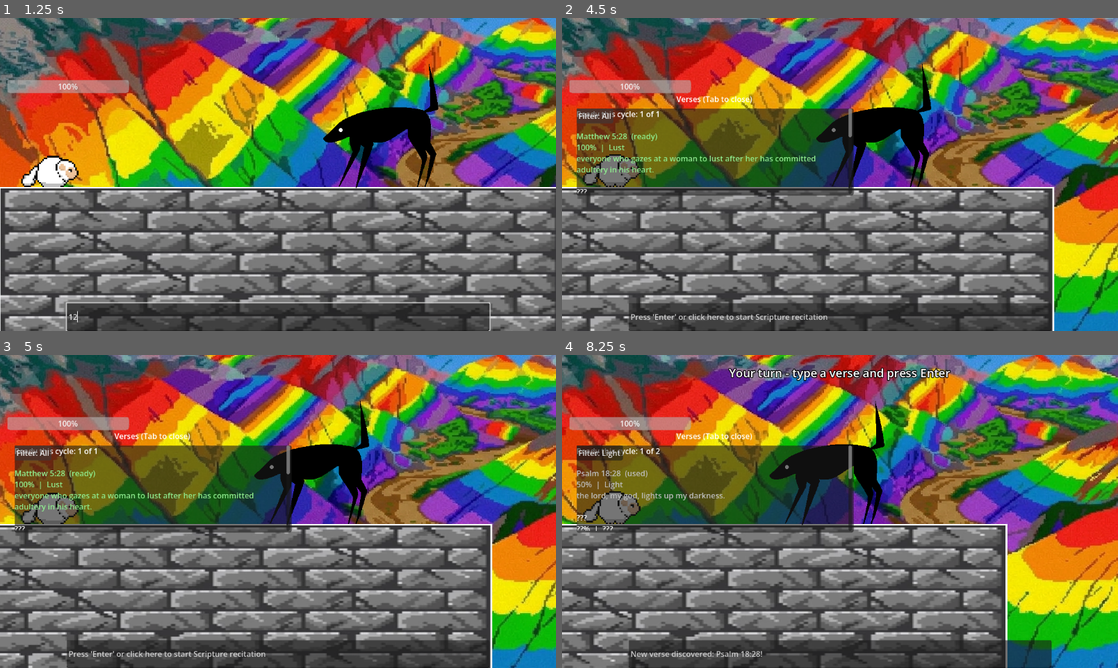
Above: before the commit, frames 1-4 (two rows, left to right).
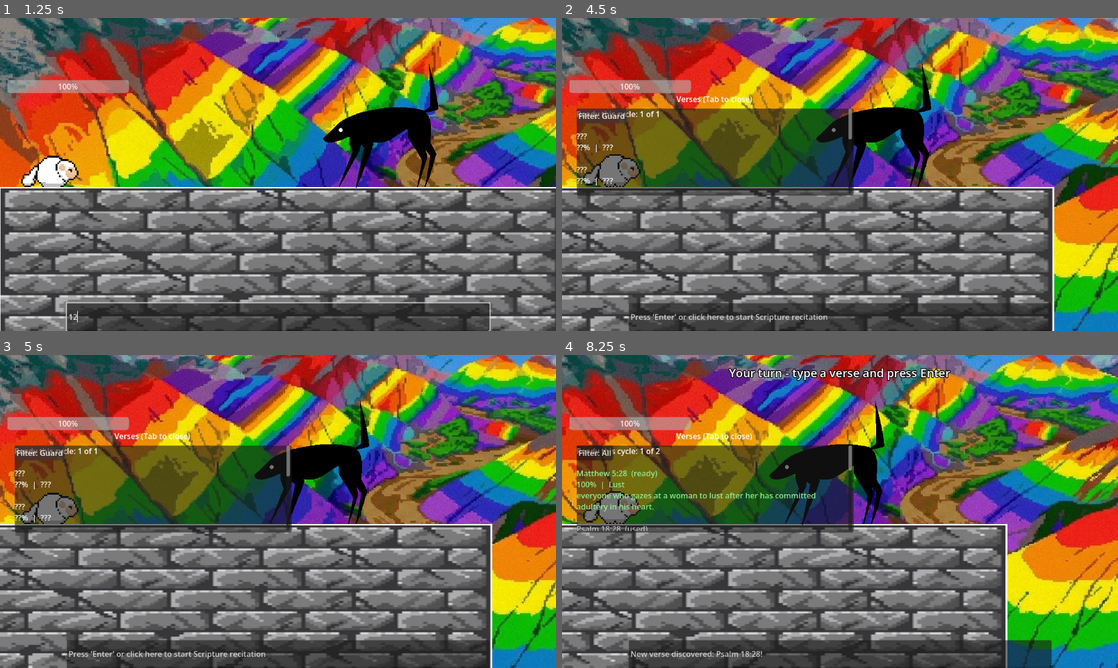
Above: after the commit, the same moments.

Repository: veritasvanguardvv/apologion
Game: Godot game, scene res://Lust.tscn
The game is run twice, just before and just after one commit, with the same random seed, the same clock (stepped at 60 frames per second) and the same inputs. This scene is started directly instead of the project's main scene.
Inputs (mouse positions are in pixels of both pictures, inside the frame that each line leads up to):
- Up to frame 1 (1.25 s): click (278, 318) at 0.52 s; type "12" at 0.6 s
- Up to frame 2 (4.5 s): tap Enter at 1.25 s; hold Right (ui_right) 1.28-2 s; hold Tab (toggle_verse_box) 1.28-2 s; tap Space (ui_select) at 1.52 s; click "All" at 2 s; click "Filter: Light" at 2.75 s; click "Filter: Zeal" at 3.5 s; click "Filter: Lust" at 4.25 s
- Up to frame 3 (5 s): no input
- Up to frame 4 (8.25 s): click "Filter: All" (after the commit: "Filter: Guard") at 5 s; hold Right (ui_right) 5.78-6.53 s; tap Enter at 5.85, 7.35, 8 s; tap Space (ui_select) at 6.02, 7.52 s; hold Tab (toggle_verse_box) 6.53-7.28 s; hold Left (ui_left) from 6.53 s (still down); hold Tab (toggle_verse_box) from 8.03 s (still down)

Frame 1 is identical in both runs. In frame 2, 0.9% of the frame differs, in the area x 2-53%, y 28-57%; in frame 3, 0.9%; in frame 4, 1.1%.

Commit message:
Psalm 17:8 guard verse, guard FX/indicator, Pastor speech bubble, battle SFX
- New verse Psalm 17:8 (type 'guard'): 'Hide me under the shadow of your wings'
  (also matches the KJV form and RVR1960 Spanish). Gives the player 50% less
  enemy damage for 3 battle rounds; recasting refreshes to 3 (no stacking);
  doesn't tick outside battle. Works when Pastor recites it too.
- Guard effect: Guardeffect.png (12 frames, 78x78, one row) played once over
  the player, then hidden. HUD label 'Guard 50% up (N)' under the HP bar.
- Verse box filter gains a 'Guard' category.
- TurnManager: round_ended signal; plays battle1low.mp3 once per battle start
  (loop off); waits for a turn's returned time (Pastor's bubble).
- Pastor recites any verse (not only discovered) and never discovers verses.
  Speech bubble with reference + full verse text (current language), word
  wrapped, duration 2.5s + 0.06s/char capped at 6s, kept on screen.
- enemy.gd: attack message shows damage after guard.

Diff:
--- a/character_body_2d.gd
+++ b/character_body_2d.gd
@@ -5,12 +5,22 @@
 var jump_velocity = -400
 var gravity = 980
 var language = "en"
-var current_filter = "all"  # "all", "light", "zeal", "lust"
+var current_filter = "all"  # "all", "light", "zeal", "lust", "guard"
 
 # Turn-based battles (see turn_manager.gd). Higher battle_speed = acts earlier
 # in each round. ("speed" above is walking speed - a different thing.)
 @export var battle_speed = 10
 var display_name = "You"
+
+# Guard (Psalm 17:8): while guarded, enemy damage is reduced.
+# "+50% defense" = take 50% less damage (there was no defense stat before).
+@export var guard_reduction = 0.5    # 0.5 = enemies do half damage
+@export var guard_rounds = 3         # how many battle rounds the guard lasts
+@export var guard_fx_scale = 4.0     # size of the guard animation
+@export var guard_fx_fps = 12.0      # speed of the guard animation
+var guard_rounds_left = 0            # 0 = not guarded
+var guard_fx: AnimatedSprite2D       # the wings/dome animation (built in _ready)
+var guard_label: Label               # "Guard 50% up (3)" (built in _ready)
 
 var base_scale_light = 1.2
 var base_scale_near = 0.6
@@ -43,7 +53,10 @@
 	{"ref": "1 Corinthians 6:18", "type": "lust", "damage": 50, "discovered": false, "en": "flee sexual immorality!", "es": "¡huyan de la inmoralidad sexual!"},
 	{"ref": "Proverbs 6:32", "type": "lust", "damage": 50, "discovered": false, "en": "he who commits adultery is a fool who destroys himself.", "es": "el que comete adulterio es un necio que se destruye a sí mismo."},
 	{"ref": "Psalm 18:28a", "type": "light", "damage": 50, "discovered": false, "en": "you light a lamp for me."},
-	{"ref": "Psalm 119:105", "type": "light", "damage": 50, "discovered": false, "en": "your word is a lamp to my feet, and a light for my path."}
+	{"ref": "Psalm 119:105", "type": "light", "damage": 50, "discovered": false, "en": "your word is a lamp to my feet, and a light for my path."},
+	# Guard verse: "damage" isn't used for guard verses. "alt" = other wordings
+	# that also count (here the fuller KJV version).
+	{"ref": "Psalm 17:8", "type": "guard", "damage": 0, "discovered": false, "en": "hide me under the shadow of your wings.", "es": "guárdame como a la niña de tus ojos; escóndeme bajo la sombra de tus alas.", "alt": ["keep me as the apple of the eye, hide me under the shadow of thy wings."]}
 ]
 
 var lust_verses = [
@@ -101,12 +114,17 @@
 	if lamp:
 		lamp.energy = lamp_base_energy
 
+	_build_guard_effect()
+	# Guard counts down at the end of every battle round
+	TurnManager.round_ended.connect(_on_round_ended)
+
 func _on_filter_pressed():
 	match current_filter:
 		"all": current_filter = "light"
 		"light": current_filter = "zeal"
 		"zeal": current_filter = "lust"
-		"lust": current_filter = "all"
+		"lust": current_filter = "guard"
+		"guard": current_filter = "all"
 	var filter_btn = verse_panel.get_node_or_null("FilterButton")
 	if filter_btn:
 		filter_btn.text = "Filter: " + current_filter.capitalize()
@@ -216,6 +234,10 @@
 		if halo: halo.energy = 0.8
 		if lamp:
 			lamp.energy = 0.8
+
+	# Guard (Psalm 17:8)
+	if only_type == "guard":
+		activate_guard()
 
 	# Zeal
 	for verse in (zeal_verses if only_type in ["", "zeal"] else []):
@@ -304,7 +326,10 @@
 			var used = VerseManager.is_used(v.ref)
 			var color = "gray" if used else "lightgreen"
 			var status = "(used)" if used else "(ready)"
-			display += "[color=%s]%s  %s\n%d%%  |  %s\n%s[/color]\n\n" % [color, v.ref, status, v.damage, v.type.capitalize(), verse_body]
+			var power = "%d%%" % v.damage
+			if v.type == "guard":
+				power = "+%d%% defense, %d rounds" % [int(guard_reduction * 100), guard_rounds]
+			display += "[color=%s]%s  %s\n%s  |  %s\n%s[/color]\n\n" % [color, v.ref, status, power, v.type.capitalize(), verse_body]
 		else:
 			display += "???\n??%  |  ???\n\n"
 	verse_text.text = display
@@ -362,6 +387,8 @@
 	var best_score = 0.0
 	for v in all_verses:
 		var text_score = max(lower.similarity(v.en.to_lower()), lower.similarity(v.get("es", "").to_lower()))
+		for alt in v.get("alt", []):
+			text_score = max(text_score, lower.similarity(alt.to_lower()))
 		var ref_score = lower.similarity(v.ref.to_lower())
 		if text_score > 0.4 or ref_score > 0.6:
 			var score = max(text_score, ref_score)
@@ -395,8 +422,68 @@
 	hp_bar.value = hp
 	SaveManager.player_hp = hp
 
+# Returns how much damage was actually taken (after guard).
 func take_damage(amount):
+	if guard_rounds_left > 0:
+		amount *= (1.0 - guard_reduction)
 	set_hp(hp - amount)
+	return amount
+
+# ---------------- Guard (Psalm 17:8) ----------------
+
+# Turns the guard on (or refreshes it back to the full guard_rounds - it
+# doesn't stack). Outside a battle it doesn't count down, so it covers the
+# first rounds of your next battle.
+func activate_guard():
+	guard_rounds_left = guard_rounds
+	_update_guard_label()
+	# Play the wings/dome animation once
+	guard_fx.visible = true
+	guard_fx.frame = 0
+	guard_fx.play("guard")
+	print("Guard up for ", guard_rounds, " rounds")
+
+func _on_round_ended():
+	if guard_rounds_left > 0:
+		guard_rounds_left -= 1
+		_update_guard_label()
+
+func _update_guard_label():
+	guard_label.visible = guard_rounds_left > 0
+	guard_label.text = "Guard %d%% up (%d)" % [int(guard_reduction * 100), guard_rounds_left]
+
+# Builds the guard animation (Guardeffect.png: 12 frames of 78x78 in one row)
+# and the "Guard 50% up" label under the HP bar.
+func _build_guard_effect():
+	var sheet = load("res://Guardeffect.png")
+	var frames = SpriteFrames.new()
+	frames.add_animation("guard")
+	frames.set_animation_loop("guard", false)   # play once, don't repeat
+	frames.set_animation_speed("guard", guard_fx_fps)
+	for i in 12:
+		var atlas = AtlasTexture.new()
+		atlas.atlas = sheet
+		atlas.region = Rect2(i * 78, 0, 78, 78)
+		frames.add_frame("guard", atlas)
+	guard_fx = AnimatedSprite2D.new()
+	guard_fx.sprite_frames = frames
+	guard_fx.scale = Vector2(guard_fx_scale, guard_fx_scale)
+	guard_fx.offset = Vector2(-11, -11)   # the dome is drawn a bit right/down of the frame centre
+	# Put it on the player's body (the body is moved away from the origin in the scenes)
+	var shape = get_node_or_null("CollisionShape2D")
+	guard_fx.position = (shape.position if shape else Vector2.ZERO) + Vector2(0, -23)
+	guard_fx.z_index = 5
+	guard_fx.visible = false
+	guard_fx.animation_finished.connect(func(): guard_fx.visible = false)   # hide when done
+	add_child(guard_fx)
+
+	guard_label = Label.new()
+	guard_label.position = hp_bar.position + Vector2(0, hp_bar.size.y + 4)
+	guard_label.add_theme_color_override("font_color", Color(0.75, 0.85, 1.0))
+	guard_label.add_theme_color_override("font_outline_color", Color.BLACK)
+	guard_label.add_theme_constant_override("outline_size", 4)
+	guard_label.visible = false
+	hp_bar.get_parent().add_child.call_deferred(guard_label)
 
 # Builds the same verse box that Lust.tscn has, for scenes that don't have one.
 # (It's added under the player, so you won't see it in the editor's scene tree.)
--- a/enemy.gd
+++ b/enemy.gd
@@ -28,9 +28,10 @@
 func take_turn():
 	var player = get_tree().get_first_node_in_group("player")
 	if can_attack and player and player.has_method("take_damage"):
-		player.take_damage(attack_damage)
-		TurnManager.show_message("%s attacks! -%d HP" % [display_name, attack_damage])
-		print(display_name, " attacks for ", attack_damage)
+		# take_damage returns the damage after the player's guard (Psalm 17:8)
+		var dealt = player.take_damage(attack_damage)
+		TurnManager.show_message("%s attacks! -%s HP" % [display_name, str(snapped(dealt, 0.1))])
+		print(display_name, " attacks for ", dealt)
 	else:
 		TurnManager.show_message("%s waits..." % display_name)
 
--- a/party_member.gd
+++ b/party_member.gd
@@ -2,8 +2,9 @@
 # Party member (used by pastor_ramuel.tscn)
 # ------------------------------------------
 # Follows the player a moment behind them, and fights in turn-based battles
-# (see turn_manager.gd). On his turn he recites a random verse the player has
-# discovered. The verse's effect is run by the player's own
+# (see turn_manager.gd). On his turn he recites a random verse from ALL the
+# verses (he knows them all). His recital never discovers a verse for the
+# player - the player still has to type it. The verse's effect is run by the player's own
 # apply_verse_effects() (character_body_2d.gd), so it works like when the
 # player types it, except:
 #   - it does NOT use up the player's verse cycle (VerseManager isn't touched)
@@ -31,7 +32,13 @@
 @export_group("Fighting")
 @export var battle_speed = 8           # lower than the player's 10, so he acts right after you
 @export var damage_scale = 0.25        # 0.25 = a quarter of the verse's normal damage
-@export var speech_duration = 2.0      # how long the speech label stays up (seconds)
+
+@export_group("Speech bubble")
+@export var bubble_max_width = 340.0     # the bubble wraps text wider than this (pixels)
+@export var bubble_min_time = 2.5        # shortest time the bubble stays up (seconds)
+@export var bubble_time_per_char = 0.06  # extra time per letter, so long verses stay longer
+@export var bubble_max_time = 6.0        # longest time the bubble stays up
+@export var bubble_head_offset = -95.0   # where his head is, above his feet (pixels)
 
 @export_group("Sprite")
 @export var sprite_faces_right = true  # the Pastor art faces right
@@ -46,18 +53,22 @@
 var player = null
 var trail = []               # recent player positions: [time, position, facing]
 var clock = 0.0              # seconds since he appeared (game time)
-var speech_id = 0
 var anim_time = 0.0
 
 @onready var visual = $Visual
 @onready var idle_sprite = $Visual/IdleSprite
 @onready var walk_sprite = $Visual/WalkSprite
-@onready var speech_label = $SpeechLabel
+# Speech bubble: lives on a CanvasLayer so it can be kept on screen
+@onready var bubble = $BubbleLayer/SpeechBubble
+@onready var bubble_ref = $BubbleLayer/SpeechBubble/VBox/RefLabel
+@onready var bubble_text = $BubbleLayer/SpeechBubble/VBox/TextLabel
+@onready var bubble_tail = $BubbleLayer/Tail
 
 
 func _ready():
 	add_to_group("party")   # TurnManager puts everyone in "party" into battles
-	speech_label.visible = false
+	bubble.visible = false
+	bubble_tail.visible = false
 	_update_animation(0.0)
 
 
@@ -164,14 +175,16 @@
 
 # ---------------- Battle turns ----------------
 
-# Called by TurnManager when it's his turn in a battle.
+# Called by TurnManager when it's his turn in a battle. Returns how long the
+# speech bubble stays up, so TurnManager waits before the next turn.
 func take_turn():
 	if not recite_random_verse():
-		_say("...")
-
-
-# Picks a random discovered verse and runs its effect on the nearest enemy
-# in the current battle. Returns true if he recited.
+		return _say("", "...")
+	return bubble_time_left
+
+
+# Picks a random verse (from all verses) and runs its effect on the nearest
+# enemy in the current battle. Returns true if he recited.
 func recite_random_verse() -> bool:
 	if not _find_player():
 		return false
@@ -183,14 +196,11 @@
 	if target == null:
 		return false
 
-	# Only verses the player has discovered (see verse_manager.gd)
-	var known = []
-	for v in player.all_verses:
-		if VerseManager.is_discovered(v.ref):
-			known.append(v)
-	if known.is_empty():
+	# Any verse at all. Nothing here calls VerseManager, so his recital does
+	# NOT discover the verse for the player.
+	if player.all_verses.is_empty():
 		return false
-	var verse = known.pick_random()
+	var verse = player.all_verses.pick_random()
 
 	# Use the same language as the player so the effect matches
 	var text = verse.en
@@ -199,17 +209,56 @@
 	player.apply_verse_effects(text.to_lower(), target, damage_scale)
 
 	print("Pastor Ramuel recites ", verse.ref)
-	_say(verse.ref + "!")
+	_say(verse.ref, text.substr(0, 1).to_upper() + text.substr(1))
 	recited.emit(verse.ref)
 	return true
 
 
-# Shows text above his head for speech_duration seconds.
-func _say(text: String):
-	speech_id += 1
-	var my_id = speech_id
-	speech_label.text = text
-	speech_label.visible = true
-	await get_tree().create_timer(speech_duration).timeout
-	if my_id == speech_id and is_instance_valid(speech_label):
-		speech_label.visible = false
+var bubble_time_left = 0.0
+
+# Shows a speech bubble with the reference (title) and text above his head.
+# Returns how many seconds it will stay up.
+func _say(title: String, text: String) -> float:
+	bubble_ref.text = title
+	bubble_ref.visible = title != ""
+	bubble_text.text = text
+	# Width: as wide as the text needs, but no wider than bubble_max_width
+	var font = bubble_text.get_theme_font("font")
+	var font_size = bubble_text.get_theme_font_size("font_size")
+	var text_width = max(font.get_string_size(text, HORIZONTAL_ALIGNMENT_LEFT, -1, font_size).x,
+		font.get_string_size(title, HORIZONTAL_ALIGNMENT_LEFT, -1, font_size).x)
+	bubble_text.custom_minimum_size.x = min(text_width + 2, bubble_max_width)
+	bubble.reset_size()   # shrink/grow the panel to fit the text
+	bubble.visible = true
+	bubble_tail.visible = true
+	# Longer text stays up longer
+	bubble_time_left = clamp(bubble_time_per_char * (title.length() + text.length()), bubble_min_time, bubble_max_time)
+	_place_bubble()
+	return bubble_time_left
+
+
+func _process(delta):
+	if bubble.visible:
+		bubble_time_left -= delta
+		if bubble_time_left <= 0.0:
+			bubble.visible = false
+			bubble_tail.visible = false
+		else:
+			_place_bubble()
+
+
+# Puts the bubble above his head, but always inside the screen.
+func _place_bubble():
+	var screen_size = get_viewport().get_visible_rect().size
+	# His head position on the screen (works with the camera moving)
+	var head = get_global_transform_with_canvas() * Vector2(0, bubble_head_offset)
+	bubble.reset_size()
+	var size = bubble.size
+	var margin = 8.0
+	var tail_height = 12.0
+	var pos = Vector2(head.x - size.x / 2.0, head.y - size.y - tail_height)
+	pos.x = clamp(pos.x, margin, max(margin, screen_size.x - size.x - margin))
+	pos.y = clamp(pos.y, margin, max(margin, screen_size.y - size.y - margin))
+	bubble.position = pos
+	# The little tail points down at his head (kept under the bubble)
+	bubble_tail.position = Vector2(clamp(head.x, pos.x + 16.0, pos.x + size.x - 16.0), pos.y + size.y - 2.0)
--- a/pastor_ramuel.tscn
+++ b/pastor_ramuel.tscn
@@ -6,6 +6,23 @@
 
 [sub_resource type="RectangleShape2D" id="RectangleShape2D_ramuel"]
 size = Vector2(100, 66)
+
+[sub_resource type="StyleBoxFlat" id="StyleBoxFlat_bubble"]
+content_margin_left = 10.0
+content_margin_top = 6.0
+content_margin_right = 10.0
+content_margin_bottom = 8.0
+bg_color = Color(0.1, 0.08, 0.16, 0.94)
+border_width_left = 3
+border_width_top = 3
+border_width_right = 3
+border_width_bottom = 3
+border_color = Color(0.95, 0.88, 0.6, 1)
+corner_radius_top_left = 3
+corner_radius_top_right = 3
+corner_radius_bottom_right = 3
+corner_radius_bottom_left = 3
+anti_aliasing = false
 
 [node name="PastorRamuel" type="CharacterBody2D" unique_id=1418823301]
 collision_layer = 0
@@ -32,15 +49,32 @@
 position = Vector2(0, -33)
 shape = SubResource("RectangleShape2D_ramuel")
 
-[node name="SpeechLabel" type="Label" parent="." unique_id=1588930021]
-z_index = 10
-offset_left = -150.0
-offset_top = -132.0
-offset_right = 150.0
-offset_bottom = -100.0
-theme_override_colors/font_color = Color(1, 0.95, 0.6, 1)
-theme_override_colors/font_outline_color = Color(0, 0, 0, 1)
-theme_override_constants/outline_size = 6
-theme_override_font_sizes/font_size = 20
-text = "Matthew 5:28!"
-horizontal_alignment = 1
+[node name="BubbleLayer" type="CanvasLayer" parent="." unique_id=1588930021]
+layer = 4
+
+[node name="SpeechBubble" type="PanelContainer" parent="BubbleLayer" unique_id=1093384712]
+offset_right = 200.0
+offset_bottom = 60.0
+theme_override_styles/panel = SubResource("StyleBoxFlat_bubble")
+
+[node name="VBox" type="VBoxContainer" parent="BubbleLayer/SpeechBubble" unique_id=2067141590]
+layout_mode = 2
+theme_override_constants/separation = 2
+
+[node name="RefLabel" type="Label" parent="BubbleLayer/SpeechBubble/VBox" unique_id=461927380]
+layout_mode = 2
+theme_override_colors/font_color = Color(1, 0.86, 0.35, 1)
+theme_override_font_sizes/font_size = 16
+text = "Psalm 17:8"
+
+[node name="TextLabel" type="Label" parent="BubbleLayer/SpeechBubble/VBox" unique_id=1785204336]
+custom_minimum_size = Vector2(300, 0)
+layout_mode = 2
+theme_override_colors/font_color = Color(0.97, 0.95, 0.9, 1)
+theme_override_font_sizes/font_size = 16
+text = "Hide me under the shadow of your wings."
+autowrap_mode = 3
+
+[node name="Tail" type="Polygon2D" parent="BubbleLayer" unique_id=1302518846]
+color = Color(0.95, 0.88, 0.6, 1)
+polygon = PackedVector2Array(-9, 0, 9, 0, 0, 12)
--- a/turn_manager.gd
+++ b/turn_manager.gd
@@ -30,6 +30,10 @@
 signal battle_ended
 signal turn_started(combatant)
 signal player_turn_finished   # emitted by the player after a valid verse
+signal round_ended            # after everyone has had their turn (the guard counts these)
+
+const BATTLE_SOUND = "res://battle1low.mp3"   # plays once when a battle starts
+var battle_sound: AudioStreamPlayer
 
 var in_battle = false
 var current = null            # whose turn it is right now
@@ -58,6 +62,13 @@
 	turn_label.visible = false
 	layer.add_child(turn_label)
 
+	# Battle start sound (plays once, never loops)
+	battle_sound = AudioStreamPlayer.new()
+	battle_sound.stream = load(BATTLE_SOUND)
+	if battle_sound.stream and "loop" in battle_sound.stream:
+		battle_sound.stream.loop = false
+	add_child(battle_sound)
+
 
 func show_message(text: String):
 	turn_label.text = text
@@ -116,6 +127,7 @@
 	var my_battle = battle_id
 	battle_enemies = enemies
 	battle_started.emit()
+	battle_sound.play()
 	var first_name = enemies[0].display_name
 	show_message(("A %s appears!" % first_name) if enemies.size() == 1 else "%d enemies appear!" % enemies.size())
 	print("Battle started against ", enemies.size(), " enemy(s)")
@@ -137,6 +149,7 @@
 				continue
 			current = fighter
 			turn_started.emit(fighter)
+			var wait = after_turn_pause
 			if fighter == player:
 				show_message("Your turn - type a verse and press Enter")
 				await player_turn_finished
@@ -146,14 +159,22 @@
 				if my_battle != battle_id:
 					return
 				if _is_alive(fighter):
-					fighter.take_turn()
-			await get_tree().create_timer(after_turn_pause).timeout
+					# take_turn() may return how long to wait (e.g. Pastor's
+					# speech bubble) so the next turn doesn't start too soon
+					var asked = fighter.take_turn()
+					if asked is float or asked is int:
+						wait = max(wait, asked)
+			await get_tree().create_timer(wait).timeout
 			if my_battle != battle_id:
 				return
 			# Player out of HP? Restart the level at full health.
 			if _is_alive(player) and player.hp <= 0:
 				_player_defeated(my_battle)
 				return
+
+		# Everyone has had a turn: the round is over
+		if my_battle == battle_id and _enemies_left():
+			round_ended.emit()
 
 	if my_battle != battle_id:
 		return  # an old battle from a previous scene: just stop
